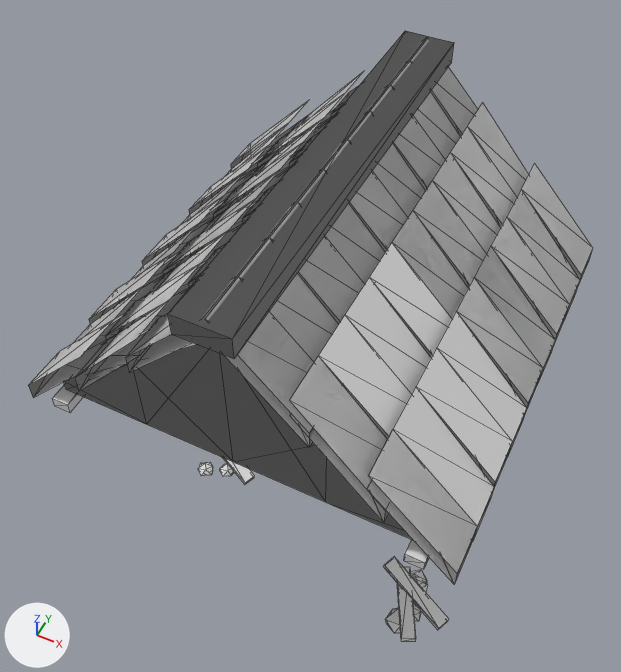
Renders of the glTF model art/kit/buildings/building.hut/building.hut.glb from each side of a commit.
Both versions are drawn from a camera (50 mm lens) standing at (2.11, -4.62, 8.4) and looking at (-0.24, 0.09, 2.51). The axes (+X, +Y, +Z) are drawn at lower left. The lights are the same throughout. The first picture is the older version. Mesh edges are drawn as thin lines. Vertices at exactly the same position are counted once.

In view in the first picture: 'roof', 'roof_damaged', 'state_damaged', 'trim'.
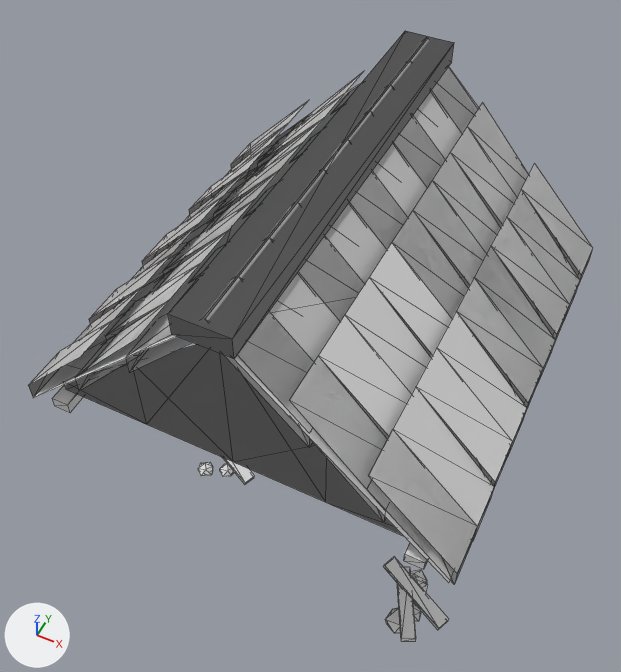
Where the change shows, as pixel boxes [x1, y1, x2, y2] in the pictures (621 x 672 px):
'roof', reshaped: before [134, 243, 526, 542]; after [33, 66, 579, 583]
part 1 of me_roof, added: after [33, 66, 579, 583]

Patch to the scene script:
```diff
--- a/art/kit/buildings/building.hut/building.hut.glb.py
+++ b/art/kit/buildings/building.hut/building.hut.glb.py
@@ me_roof @@
 # used by ob_roof; location = (0.0, 0.0, 3.0)
 # verts and faces of me_roof; kept vertices keep their numbers, new ones are numbered from 364
-me_roof.from_pydata(...)  # 364 vertices, 368 faces; spans x -1.8..1.8, y -1.85..1.85, z -0.18..1.67
+me_roof.from_pydata(...)  # 370 vertices, 372 faces; spans x -1.8..1.8, y -1.85..1.85, z -0.18..1.67
+# me_roof part 1
+verts[364] = (0.0, -1.83, 1.64)
+verts[365] = (1.76, -1.83, -0.07)  # pixel (448, 582)
+verts[366] = (-1.76, -1.83, -0.07)  # pixel (32, 398)
+for new, old in zip([367, 368, 369], [364, 365, 366]): verts[new] = verts[old] + (0.0, 3.66, 0.0)
+faces += [(364, 365, 368), (364, 368, 367), (364, 367, 369), (364, 369, 366)]
 me_roof.materials.append(mat_palette)
```
